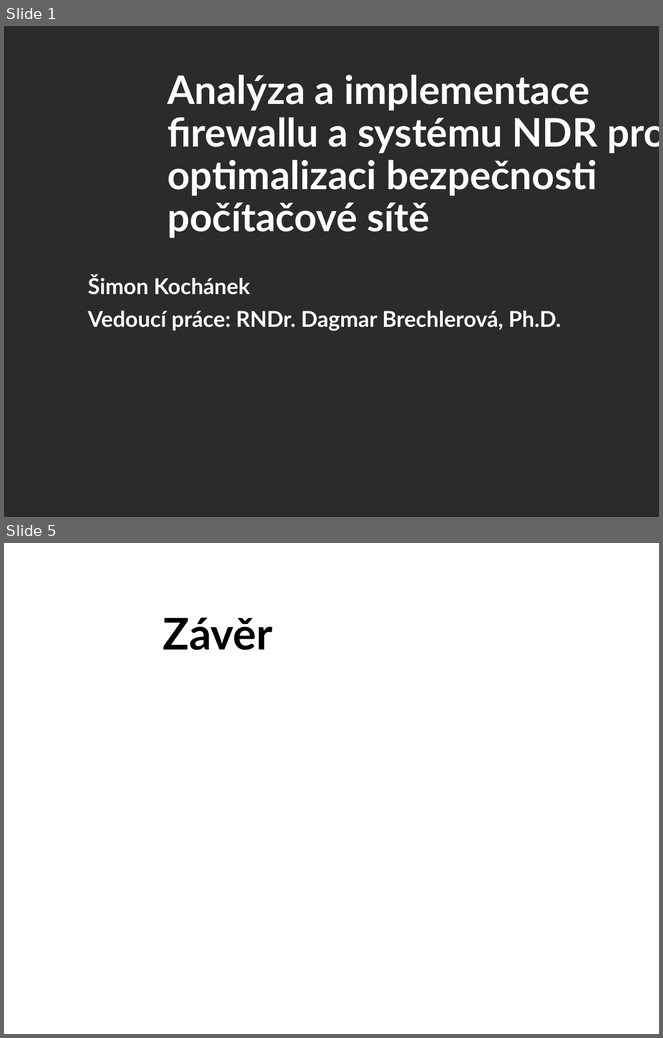
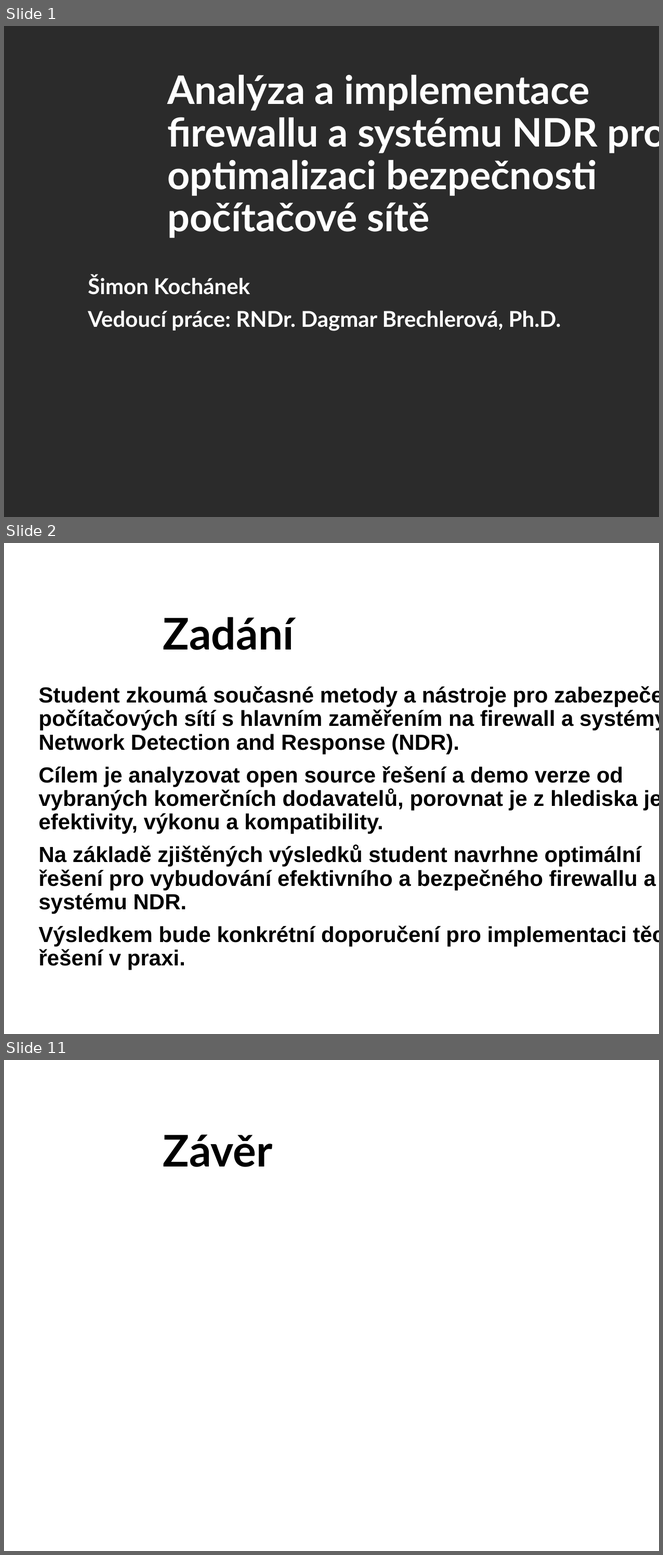
Before and after one commit to zimice/pr5_ndr, a slide deck: kochanek_ndr_prezentace.pptx. Shown one above the other, each under a label of ours: slides 1 and 5 before the commit, slides 1, 2 and 11 after it; the slides between them are not shown. The pictures are 663x1038 and 663x1555 pixels, drawn with LibreOffice and Linux fonts; fonts in the diff are those of the drawing; background and template pictures are left out; a plain dark background stands for a picture behind light text. Boxes give left, top, right and bottom in pixels: in the first picture for what was removed or moved away, otherwise in the second. Text is boxed around its words. In the diff, an @@ line names an element or a change of style, - is before the commit and + after.

Commit message:
added NDR slide

```diff
--- a/kochanek_ndr_prezentace.pptx
+++ b/kochanek_ndr_prezentace.pptx
@@ slide 2 added at (4, 543, 659, 1034), background picture (left out) @@
@@ title added at (163, 617, 294, 650), 48 pt, text #000000, bold @@
+Zadání
@@ subtitle added at (39, 686, 659, 970), 24 pt, text #000000, bold @@
+Student zkoumá současné metody a nástroje pro zabezpečení počítačových sítí s hlavním zaměřením na firewall a systémy Network Detection and Response (NDR).
+Cílem je analyzovat open source řešení a demo verze od vybraných komerčních dodavatelů, porovnat je z hlediska jejich efektivity, výkonu a kompatibility.
+Na základě zjištěných výsledků student navrhne optimální řešení pro vybudování efektivního a bezpečného firewallu a systému NDR.
+Výsledkem bude konkrétní doporučení pro implementaci těchto řešení v praxi.
@@ what was slide 5 is now slide 11 @@
```
Also in this commit, not shown: 8 other slides added, 4 slides removed, 1 other file.
